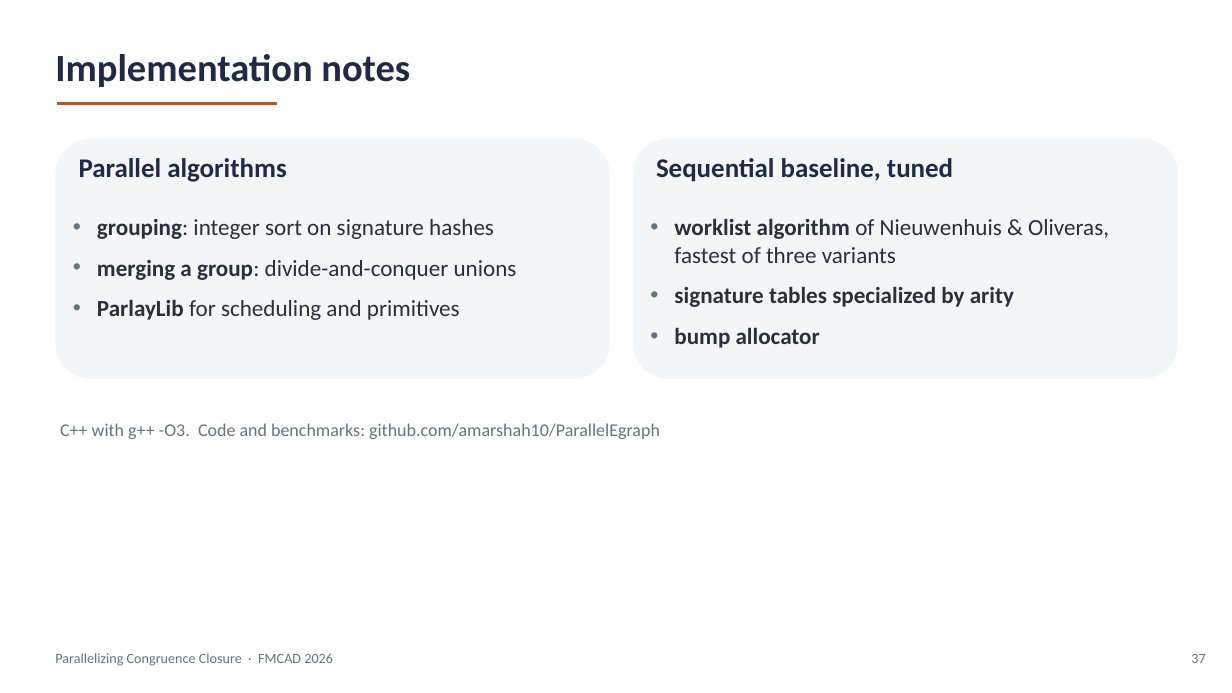
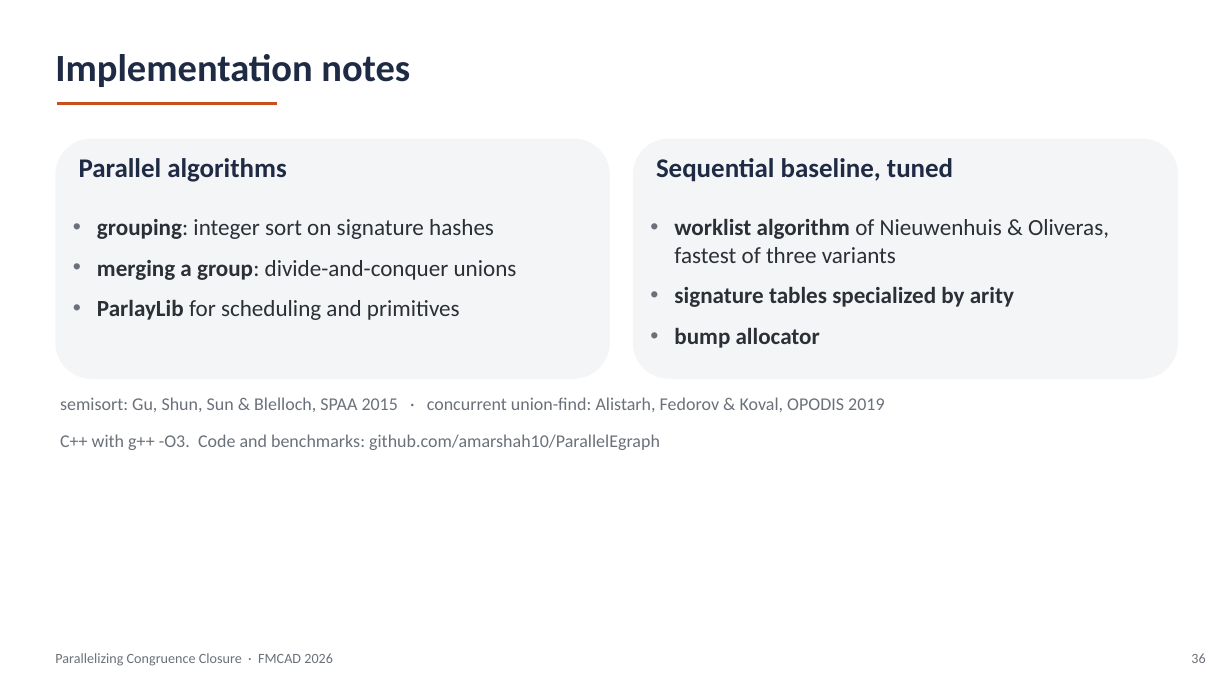
Before and after one commit to amarshah1/parallelcc-paper, a slide deck: slide 36 of slides/parallelcc-part1.pptx (slide 37 before the commit). Drawn at 1232x693 pixels with LibreOffice and Linux fonts; fonts in the diff are those of the drawing. Boxes give left, top, right and bottom in pixels: in the first picture for what was removed or moved away, otherwise in the second. Text is boxed around its words. In the diff, an @@ line names an element or a change of style, - is before the commit and + after.

Commit message:
slides update

```diff
--- a/slides/parallelcc-part1.pptx
+++ b/slides/parallelcc-part1.pptx
@@ text added at (x1=60, y1=397, x2=884, y2=412), 14 pt, text #6B717A @@
+semisort: Gu, Shun, Sun & Blelloch, SPAA 2015 · concurrent union-find: Alistarh, Fedorov & Koval, OPODIS 2019
@@ text "C++ with g++ -O3. Code ..." moved from (x1=60, y1=423, x2=660, y2=439) to (x1=60, y1=434, x2=660, y2=450) @@
@@ text at (x1=1191, y1=653, x2=1205, y2=663): text changed @@
-37
+36
```
Also in this commit, not shown: 11 other slides changed, 1 slide removed, 1 other file.
